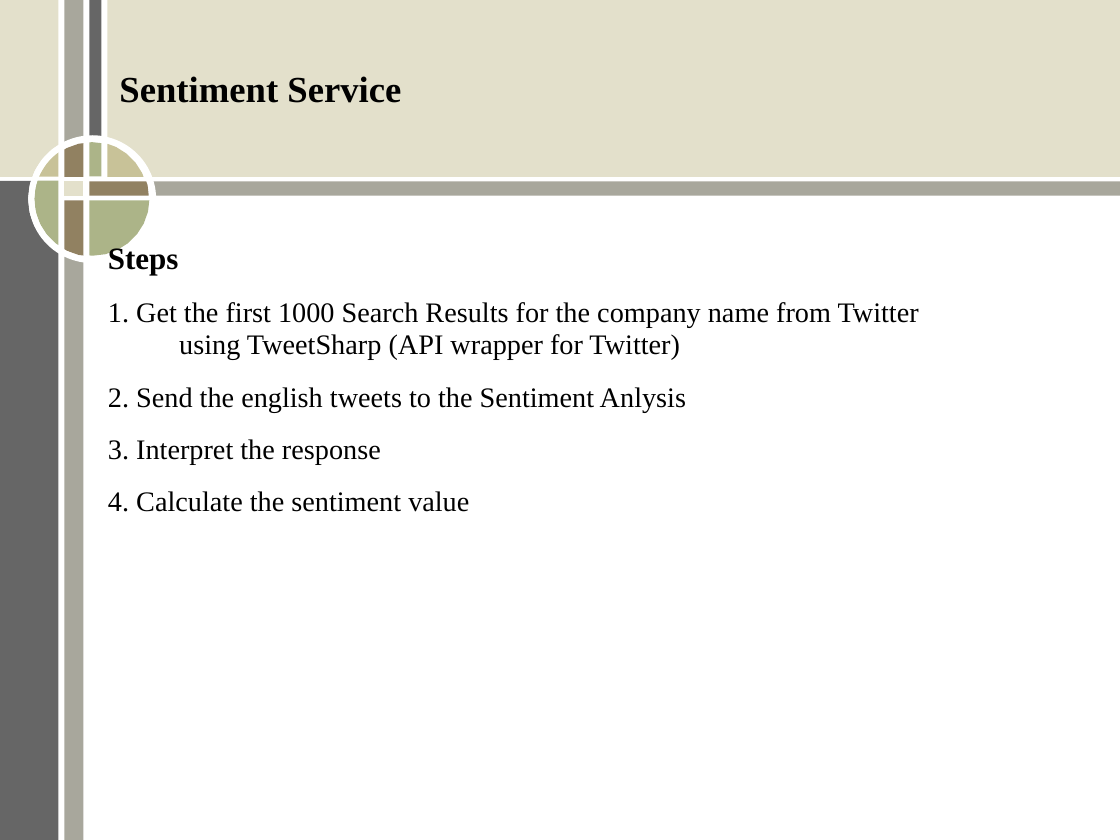
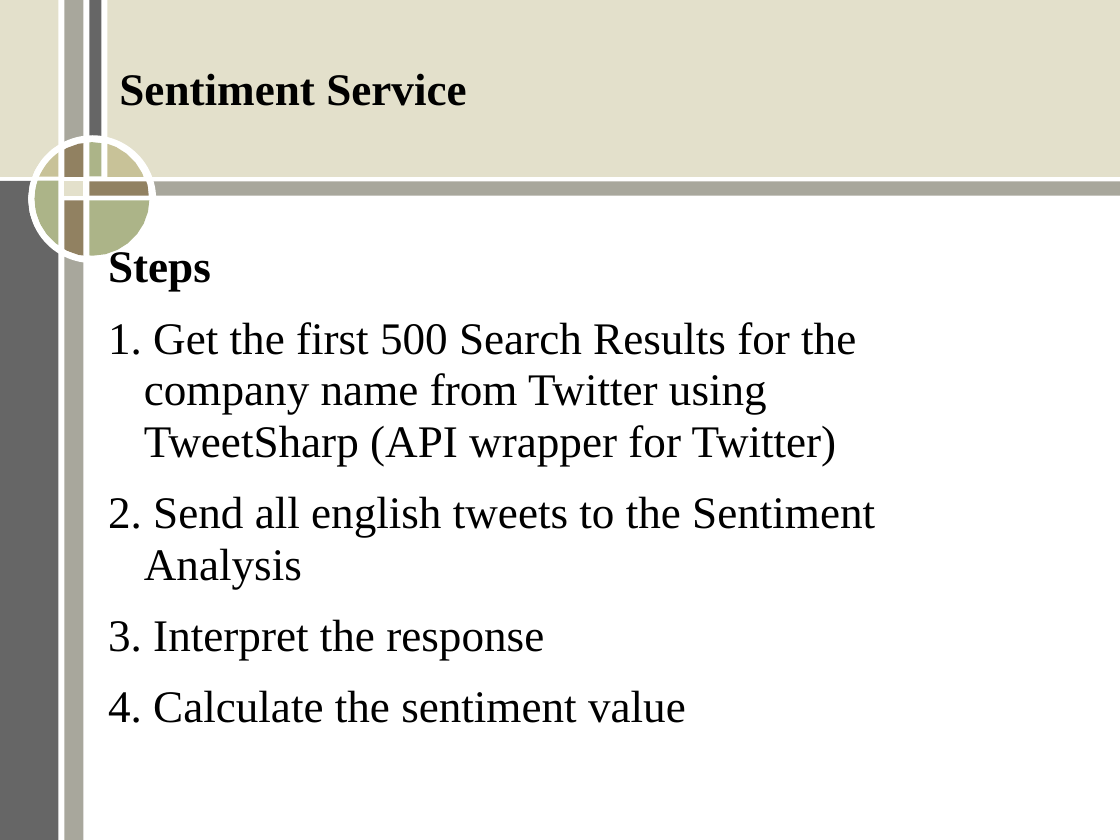
Before and after one commit to ERit/aic_group2_topic1, a slide deck: slide 12 of Stage1.ppt. Drawn at 1120x840 pixels with LibreOffice and Linux fonts; fonts in the diff are those of the drawing. Boxes give left, top, right and bottom in pixels: in the first picture for what was removed or moved away, otherwise in the second. Text is boxed around its words. In the diff, an @@ line names an element or a change of style, - is before the commit and + after.

```diff
--- a/Stage1.ppt
+++ b/Stage1.ppt
@@ text "Sentiment Service" at [119,73,466,106]: size 26 to 32 pt @@
@@ text at [108,248,686,723]: size 22 to 32 pt in "Steps"; size 20 to 32 pt in "3. Interpret the response", "4. Calculate the sentiment value" @@
@@ text at [108,322,875,589]: text changed; size 20 to 32 pt @@
-1. Get the first 1000 Search Results for the company name from Twitter
-using TweetSharp (API wrapper for Twitter)
-2. Send the english tweets to the Sentiment Anlysis
+1. Get the first 500 Search Results for the company name from Twitter using TweetSharp (API wrapper for Twitter)
+2. Send all english tweets to the Sentiment Analysis
```
Also in this commit, not shown: 11 other slides changed, 1 other file.
